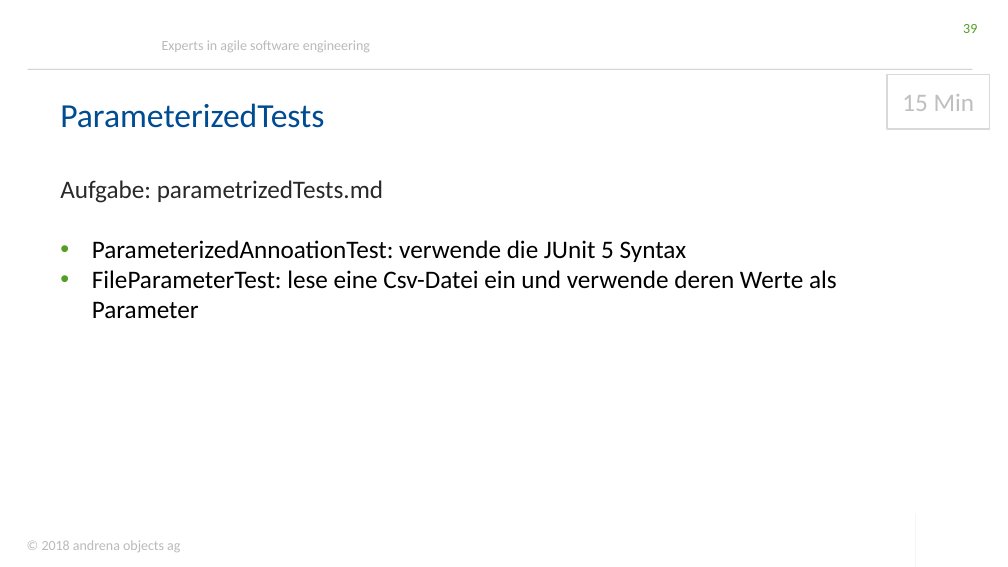
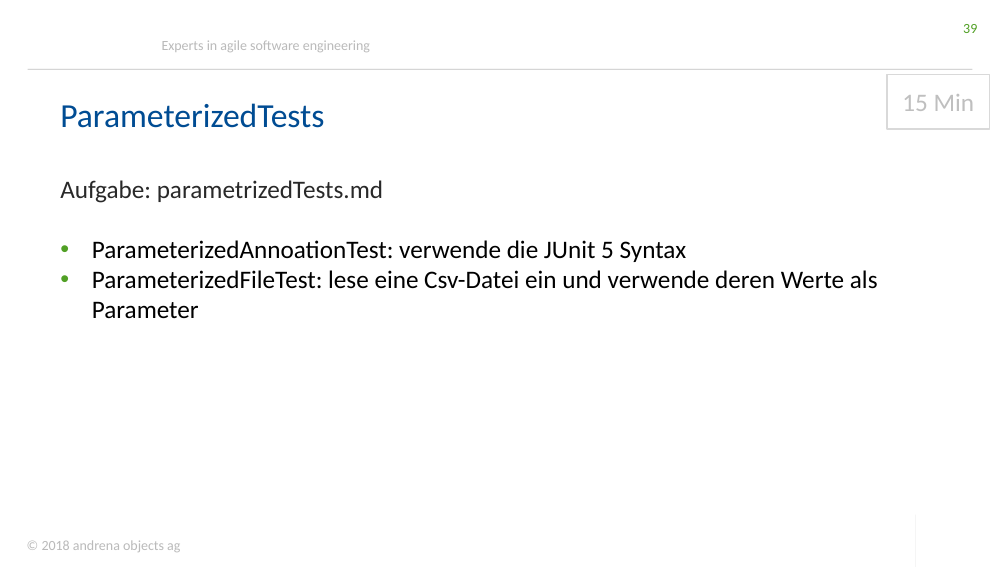
Before and after one commit to andrena/junit5-workshop-et-ka-2018, a slide deck: slide 39 of files/Folien.pptx. Drawn at 1008x567 pixels with LibreOffice and Linux fonts; fonts in the diff are those of the drawing; background and template pictures are left out. Boxes give left, top, right and bottom in pixels: in the first picture for what was removed or moved away, otherwise in the second. Text is boxed around its words. In the diff, an @@ line names an element or a change of style, - is before the commit and + after.

Commit message:
Klassenname in Folien angepasst

```diff
--- a/files/Folien.pptx
+++ b/files/Folien.pptx
@@ text at [92, 270, 878, 318]: text changed @@
-• FileParameterTest: lese eine Csv-Datei ein und verwende deren Werte als Parameter
+• ParameterizedFileTest: lese eine Csv-Datei ein und verwende deren Werte als Parameter
```
